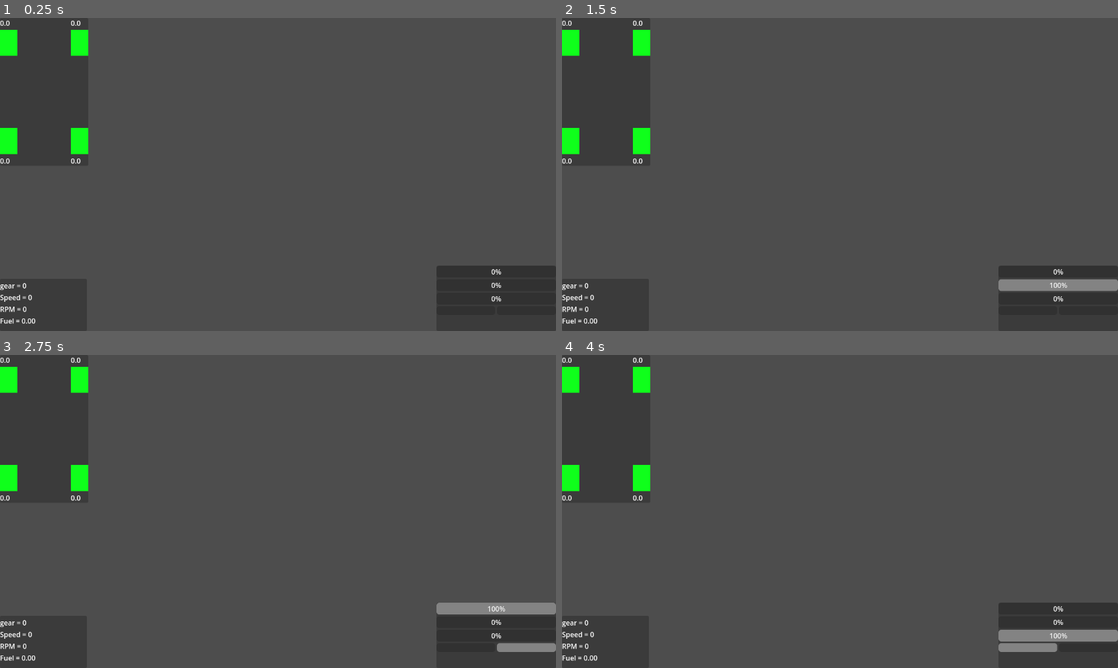
Above: before the commit, frames 1-4 (two rows, left to right).
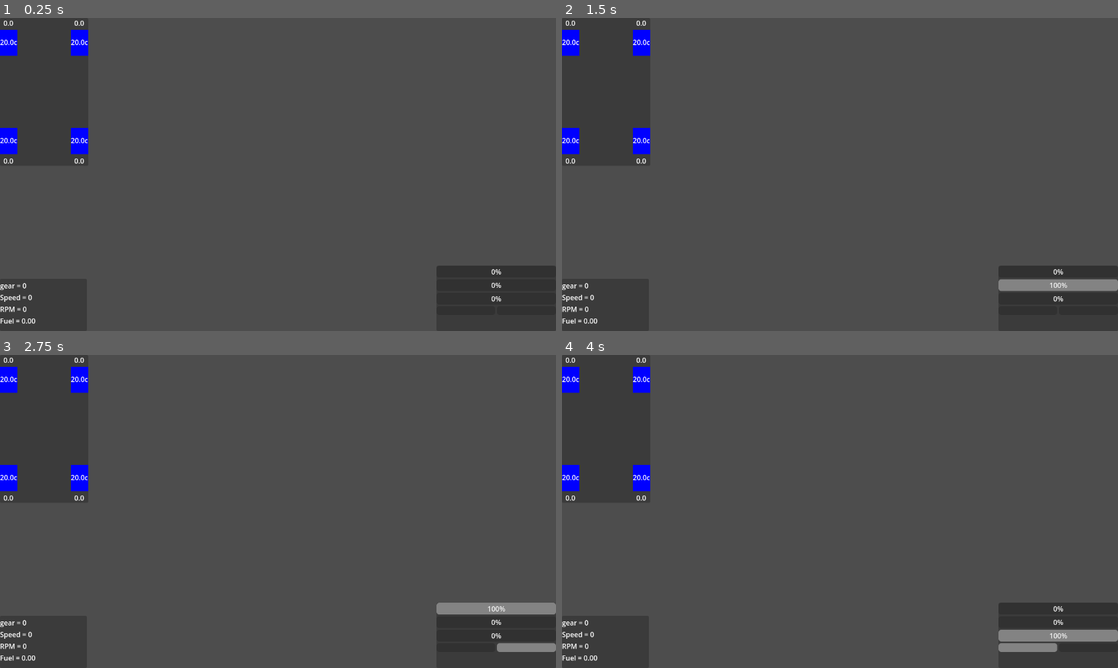
Above: after the commit, the same moments.

Repository: Dechode/Open-Throttle
Game: Godot game, scene res://scenes/gui/gui.tscn
The game is run twice, just before and just after one commit, with the same random seed, the same clock (stepped at 60 frames per second) and the same inputs. This scene is started directly instead of the project's main scene.
Inputs:
- Up to frame 1 (0.25 s): no input
- Up to frame 2 (1.5 s): tap Enter at 0.5 s; hold D (steer_right_secondary) 0.53-1.28 s; hold Tab (change_camera) 0.53-1.28 s; tap Space (handbrake_secondary) at 1.25 s; hold S (brake_secondary) from 1.28 s (still down); tap H (clutch_secondary) at 1.35 s
- Up to frame 3 (2.75 s): tap Enter at 2 s; release S (brake_secondary) at 2.03 s; hold D (steer_right_secondary) from 2.03 s (still down); hold W (throttle_secondary) from 2.03 s (still down)
- Up to frame 4 (4 s): tap Space (handbrake_secondary) at 2.75 s; release D (steer_right_secondary) at 2.78 s; release W (throttle_secondary) at 2.78 s; hold I (shift_up_secondary) 2.78-3.53 s; tap Tab (change_camera) at 2.85 s; tap Enter at 3.5 s; hold A (steer_left_secondary) from 3.53 s (still down); hold H (clutch_secondary) from 3.53 s (still down)

The runs differ from the first frame. In frame 1, 1.2% of the frame differs, in the area x 0-16%, y 0-47%; in frame 2, 1.2%; in frame 3, 1.2%; in frame 4, 1.2%.
Error in both runs: Invalid access to property or key 'tire_wear' on a base object of type 'Nil'. (res://global/vehicle_api.gd:16)

Commit message:
Update tire app to show temps

Diff:
--- a/global/vehicle_api.gd
+++ b/global/vehicle_api.gd
@@ -19,3 +19,12 @@
 	var wear_br: float = car.wheel_br.tire_wear
 
 	return [wear_fl, wear_fr, wear_bl, wear_br]
+
+
+func get_tire_temps():
+	var temp_fl: float = car.wheel_fl.tire_temp
+	var temp_fr: float = car.wheel_fr.tire_temp
+	var temp_bl: float = car.wheel_bl.tire_temp
+	var temp_br: float = car.wheel_br.tire_temp
+
+	return [temp_fl, temp_fr, temp_bl, temp_br]
--- a/scenes/gui/tire_info_app.gd
+++ b/scenes/gui/tire_info_app.gd
@@ -1,11 +1,30 @@
 extends Control
+
+@onready var temp_colors := [$Panel/TireFL/TemperatureColor, $Panel/TireFR/TemperatureColor,
+							$Panel/TireBL/TemperatureColor, $Panel/TireBR/TemperatureColor]
 
 
 # Called every frame. 'delta' is the elapsed time since the previous frame.
 func _process(delta: float) -> void:
 	var wears: Array = VehicleAPI.get_tire_wear()
+	var temps: Array = VehicleAPI.get_tire_temps()
+
 
 	$Panel/TireFL/TireWear.text = "%3.2f %%" % (wears[0] * 100)
 	$Panel/TireFR/TireWear.text = "%3.2f %%" % (wears[1] * 100)
 	$Panel/TireBL/TireWear.text = "%3.2f %%" % (wears[2] * 100)
 	$Panel/TireBR/TireWear.text = "%3.2f %%" % (wears[3] * 100)
+
+	for i in range(4):
+		var temp: float = temps[i]
+		if temp < 65:
+			var amount = clamp(temp / 65.0, 0, 1)
+			temp_colors[i].color = lerp(Color.BLUE, Color.LIME_GREEN, amount)
+		else:
+			var amount = clamp((temp-65) / (100.0-65), 0, 1)
+			temp_colors[i].color = lerp(Color.LIME_GREEN, Color.RED, amount)
+
+	$Panel/TireFL/TemperatureColor/TemperatureLabel.text = "%2.2f" % temps[0]
+	$Panel/TireFR/TemperatureColor/TemperatureLabel.text = "%2.2f" % temps[1]
+	$Panel/TireBL/TemperatureColor/TemperatureLabel.text = "%2.2f" % temps[2]
+	$Panel/TireBR/TemperatureColor/TemperatureLabel.text = "%2.2f" % temps[3]
--- a/scenes/gui/tire_info_app.tscn
+++ b/scenes/gui/tire_info_app.tscn
@@ -31,11 +31,27 @@
 [node name="TireWear" type="Label" parent="Panel/TireFL"]
 layout_mode = 2
 text = "0.0"
+horizontal_alignment = 1
 
-[node name="Temperature" type="ColorRect" parent="Panel/TireFL"]
+[node name="TemperatureColor" type="ColorRect" parent="Panel/TireFL"]
 custom_minimum_size = Vector2(0, 60)
 layout_mode = 2
-color = Color(0.0588235, 1, 0.105882, 1)
+color = Color(0, 0, 1, 1)
+
+[node name="TemperatureLabel" type="Label" parent="Panel/TireFL/TemperatureColor"]
+layout_mode = 1
+anchors_preset = 8
+anchor_left = 0.5
+anchor_top = 0.5
+anchor_right = 0.5
+anchor_bottom = 0.5
+offset_left = -20.0
+offset_top = -13.0
+offset_right = 20.0
+offset_bottom = 13.0
+grow_horizontal = 2
+grow_vertical = 2
+text = "20.0c"
 
 [node name="TireFR" type="VBoxContainer" parent="Panel"]
 layout_mode = 1
@@ -49,11 +65,27 @@
 [node name="TireWear" type="Label" parent="Panel/TireFR"]
 layout_mode = 2
 text = "0.0"
+horizontal_alignment = 1
 
-[node name="Temperature" type="ColorRect" parent="Panel/TireFR"]
+[node name="TemperatureColor" type="ColorRect" parent="Panel/TireFR"]
 custom_minimum_size = Vector2(0, 60)
 layout_mode = 2
-color = Color(0.0588235, 1, 0.105882, 1)
+color = Color(0, 0, 1, 1)
+
+[node name="TemperatureLabel" type="Label" parent="Panel/TireFR/TemperatureColor"]
+layout_mode = 1
+anchors_preset = 8
+anchor_left = 0.5
+anchor_top = 0.5
+anchor_right = 0.5
+anchor_bottom = 0.5
+offset_left = -20.0
+offset_top = -13.0
+offset_right = 20.0
+offset_bottom = 13.0
+grow_horizontal = 2
+grow_vertical = 2
+text = "20.0c"
 
 [node name="TireBL" type="VBoxContainer" parent="Panel"]
 layout_mode = 1
@@ -64,14 +96,30 @@
 offset_right = 40.0
 grow_vertical = 0
 
-[node name="Temperature" type="ColorRect" parent="Panel/TireBL"]
+[node name="TemperatureColor" type="ColorRect" parent="Panel/TireBL"]
 custom_minimum_size = Vector2(0, 60)
 layout_mode = 2
-color = Color(0.0588235, 1, 0.105882, 1)
+color = Color(0, 0, 1, 1)
+
+[node name="TemperatureLabel" type="Label" parent="Panel/TireBL/TemperatureColor"]
+layout_mode = 1
+anchors_preset = 8
+anchor_left = 0.5
+anchor_top = 0.5
+anchor_right = 0.5
+anchor_bottom = 0.5
+offset_left = -20.0
+offset_top = -13.0
+offset_right = 20.0
+offset_bottom = 13.0
+grow_horizontal = 2
+grow_vertical = 2
+text = "20.0c"
 
 [node name="TireWear" type="Label" parent="Panel/TireBL"]
 layout_mode = 2
 text = "0.0"
+horizontal_alignment = 1
 
 [node name="TireBR" type="VBoxContainer" parent="Panel"]
 layout_mode = 1
@@ -85,11 +133,27 @@
 grow_horizontal = 0
 grow_vertical = 0
 
-[node name="Temperature" type="ColorRect" parent="Panel/TireBR"]
+[node name="TemperatureColor" type="ColorRect" parent="Panel/TireBR"]
 custom_minimum_size = Vector2(0, 60)
 layout_mode = 2
-color = Color(0.0588235, 1, 0.105882, 1)
+color = Color(0, 0, 1, 1)
+
+[node name="TemperatureLabel" type="Label" parent="Panel/TireBR/TemperatureColor"]
+layout_mode = 1
+anchors_preset = 8
+anchor_left = 0.5
+anchor_top = 0.5
+anchor_right = 0.5
+anchor_bottom = 0.5
+offset_left = -20.0
+offset_top = -13.0
+offset_right = 20.0
+offset_bottom = 13.0
+grow_horizontal = 2
+grow_vertical = 2
+text = "20.0c"
 
 [node name="TireWear" type="Label" parent="Panel/TireBR"]
 layout_mode = 2
 text = "0.0"
+horizontal_alignment = 1
